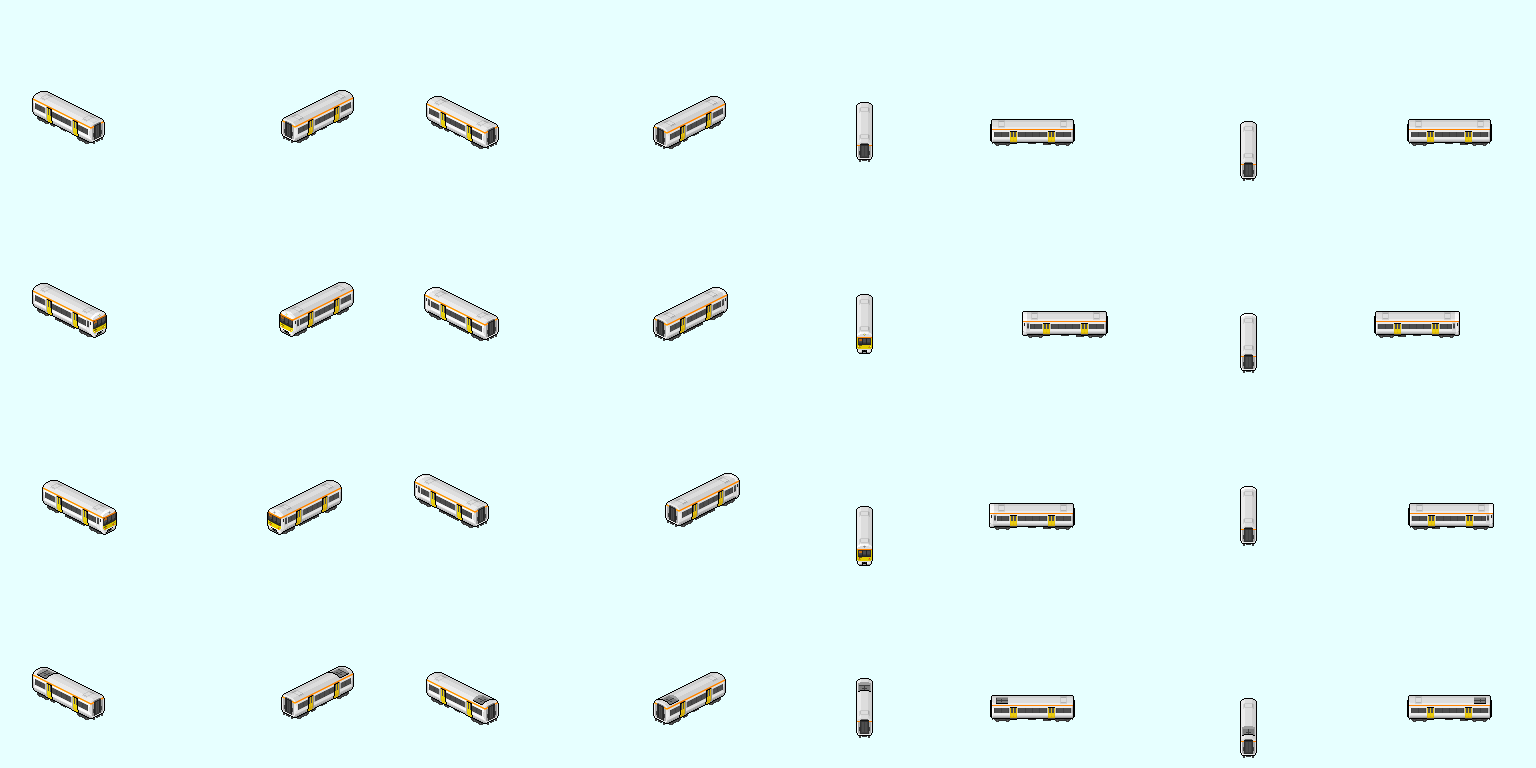
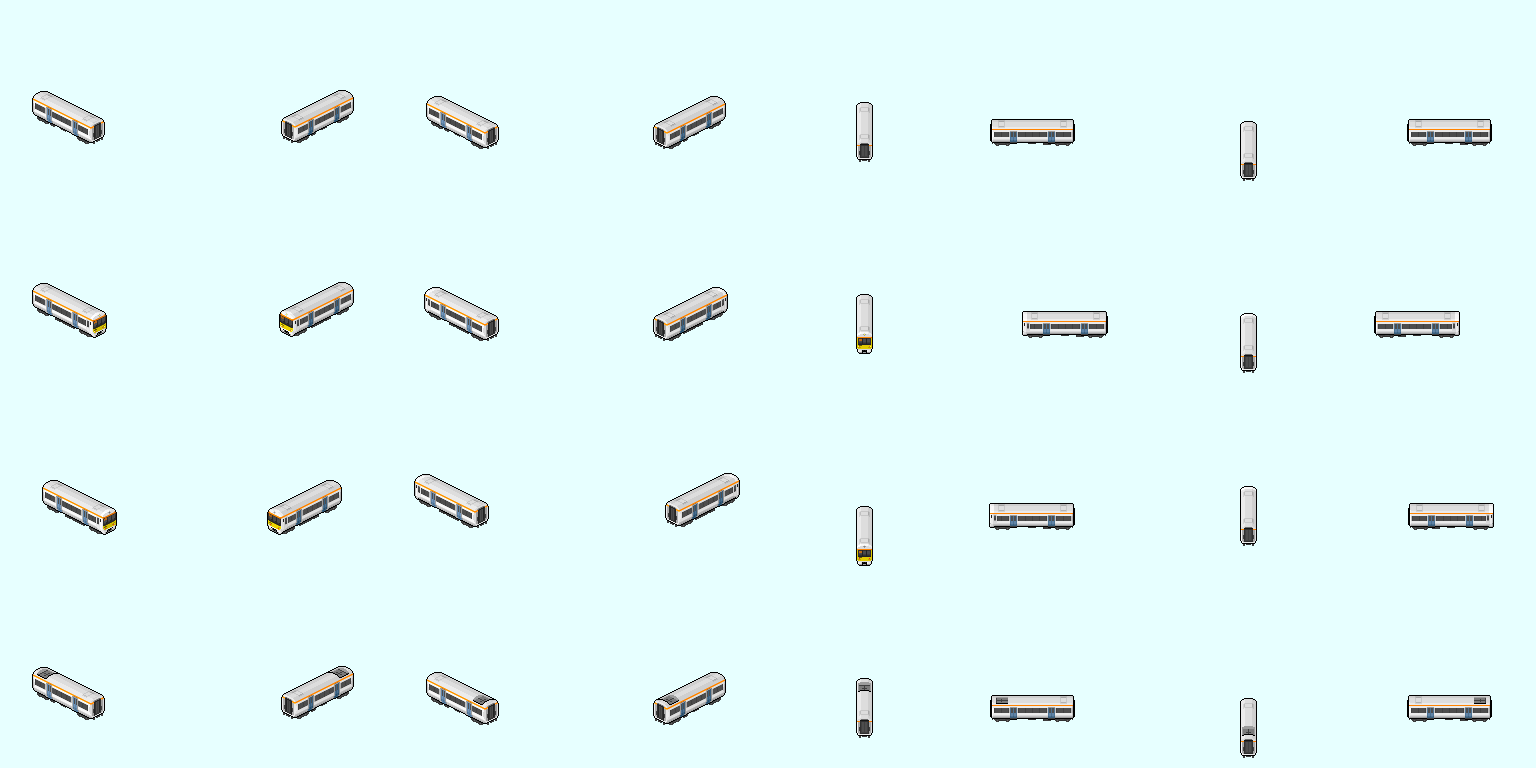
Before/after of a 1536 x 768 layered artwork. What changed in the layer stack:
added layer "Spielerfarbene Türen Eingerückt" above "Gelbe Türen Eingerückt" over (x1=47, y1=106, x2=1473, y2=718)
hid "Gelbe Türen Eingerückt" over (x1=47, y1=106, x2=1473, y2=718)
added layer "Türe Spielerfarbe" above "Dach Details" over (x1=47, y1=107, x2=1473, y2=718)
